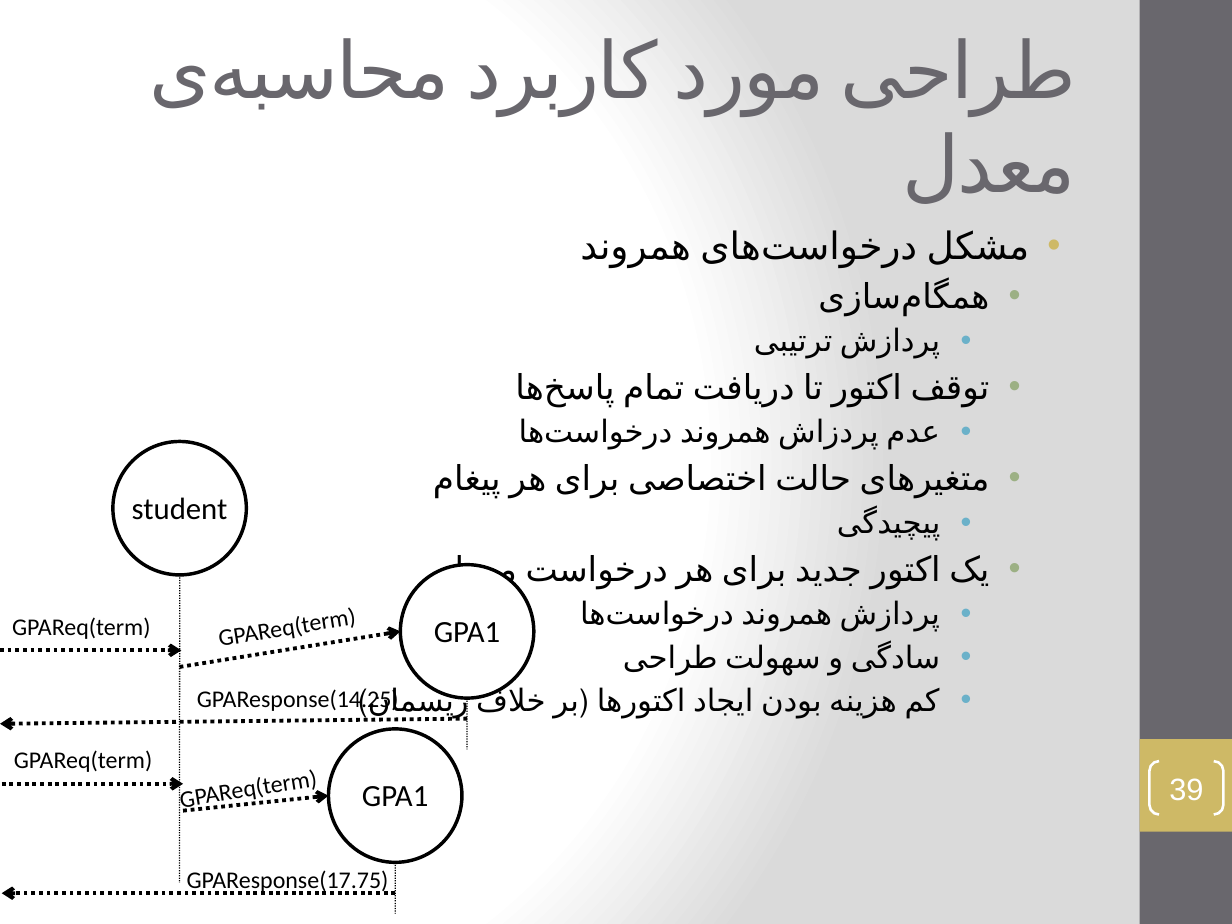
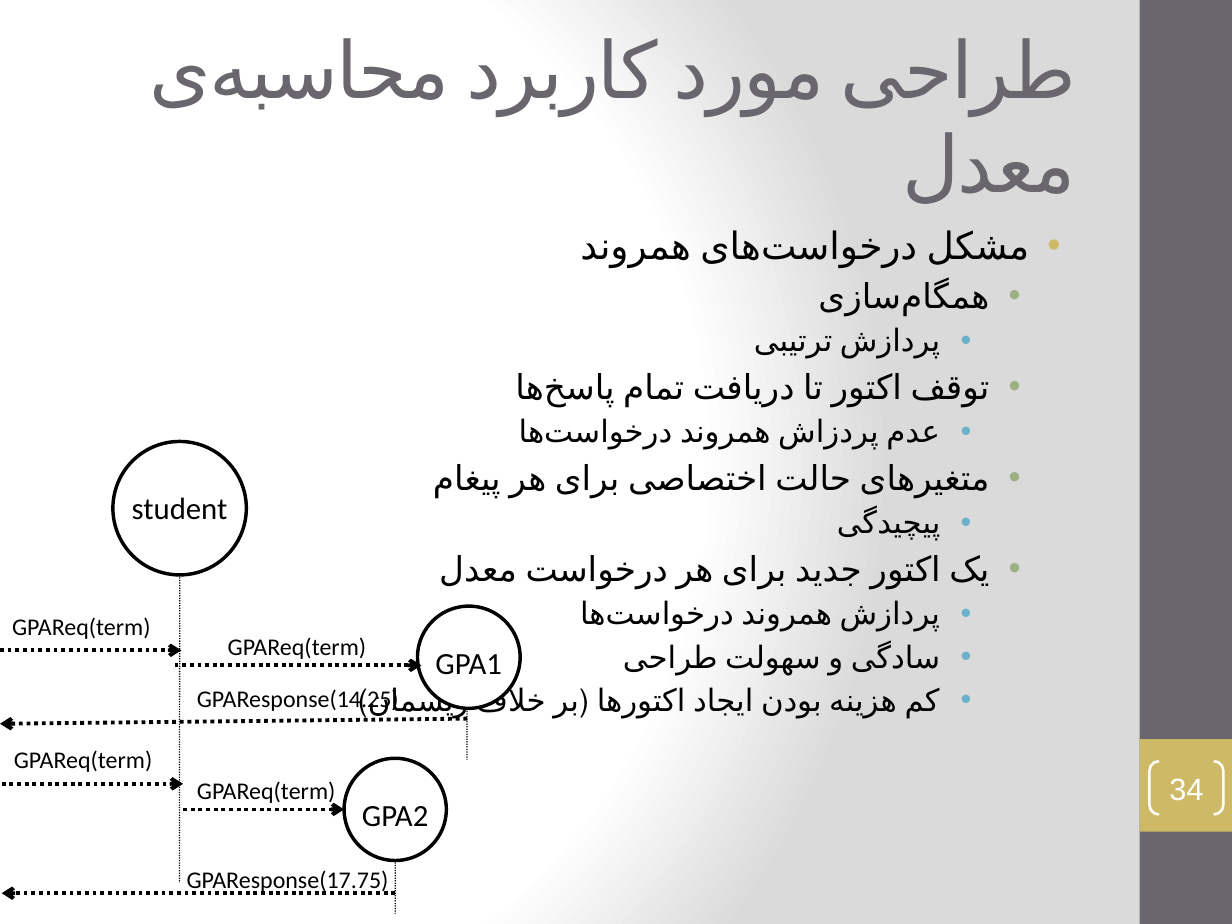
Before and after one commit to vidvid/Presentation, a slide deck: slide 34 of Thesis-Zoghi.pptx (slide 39 before the commit). Drawn at 1232x924 pixels with LibreOffice and Linux fonts; fonts in the diff are those of the drawing. Boxes give left, top, right and bottom in pixels: in the first picture for what was removed or moved away, otherwise in the second. Text is boxed around its words. In the diff, an @@ line names an element or a change of style, - is before the commit and + after.

```diff
--- a/Thesis-Zoghi.pptx
+++ b/Thesis-Zoghi.pptx
@@ text "GPAReq(term)": place and size @@
-text "GPAReq(term)" at box(220, 623, 296, 652)
+text "GPAReq(term)" at box(228, 637, 367, 659)
@@ text "GPAReq(term)" at box(228, 637, 367, 659): rotation 350 to 0 degrees @@
@@ ellipse: place and size @@
-ellipse at box(400, 564, 533, 697)
+ellipse at box(418, 606, 520, 708)
@@ text "GPA1": place and size @@
-text "GPA1" at box(434, 622, 500, 643)
+text "GPA1" at box(435, 654, 501, 675)
@@ arrow moved from (180, 667) - (400, 631) to (175, 665) - (421, 665) @@
@@ line moved from (467, 699) - (467, 749) to (467, 708) - (467, 760) @@
@@ text "GPAReq(term)" at box(197, 781, 336, 806): rotation 350 to 0 degrees @@
@@ text "GPAReq(term)": place and size @@
-text "GPAReq(term)" at box(257, 769, 318, 801)
+text "GPAReq(term)" at box(197, 781, 336, 806)
@@ ellipse: place and size @@
-ellipse at box(329, 729, 462, 862)
+ellipse at box(344, 759, 446, 861)
@@ page number at box(1169, 778, 1203, 801): text changed @@
-39
+34
@@ arrow moved from (184, 811) - (329, 796) to (184, 809) - (344, 809) @@
@@ text at box(362, 806, 428, 827): text changed @@
-GPA1
+GPA2
```
Also in this commit, not shown: 23 other slides changed, 8 slides added, 6 slides removed, 1 other file.
